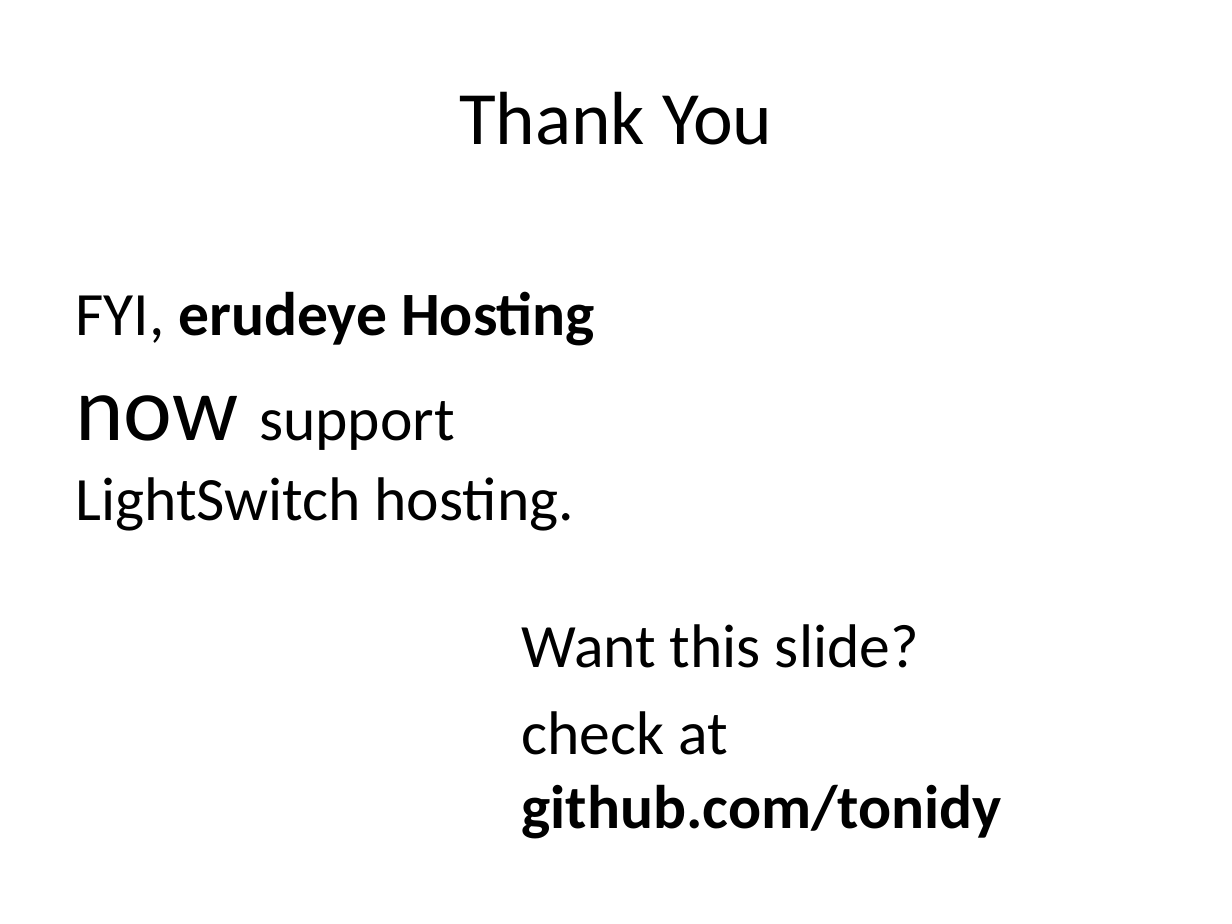
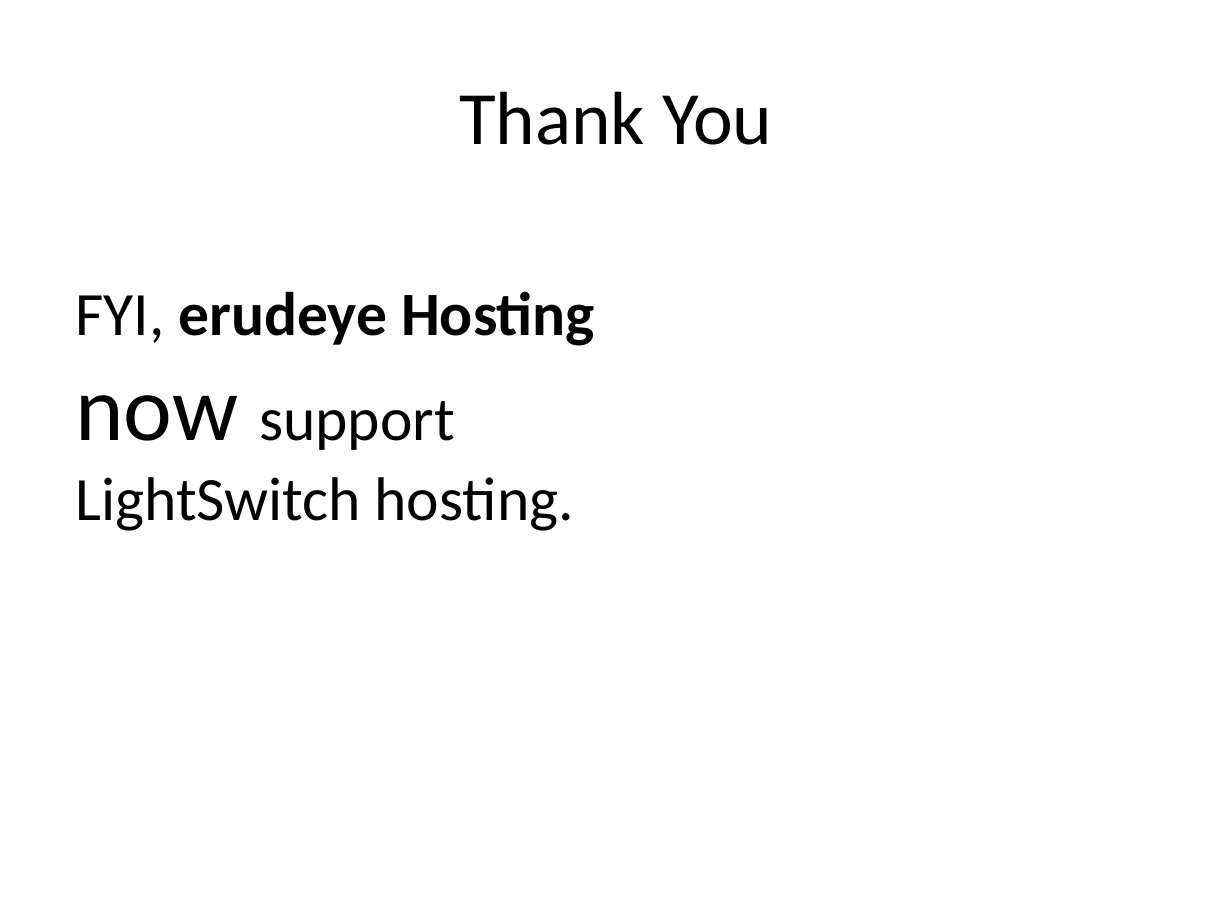
Before and after one commit to tonidy/LightSwitchFiles, a slide deck: slide 20 of LightSwitchAppsPublishing-toni.pptx. Drawn at 1232x924 pixels with LibreOffice and Linux fonts; fonts in the diff are those of the drawing. Boxes give left, top, right and bottom in pixels: in the first picture for what was removed or moved away, otherwise in the second. Text is boxed around its words. In the diff, an @@ line names an element or a change of style, - is before the commit and + after.

```diff
--- a/LightSwitchAppsPublishing-toni.pptx
+++ b/LightSwitchAppsPublishing-toni.pptx
@@ text removed at <box>522,624,1002,839</box> @@
-Want this slide?
-check at github.com/tonidy
```
Also in this commit, not shown: 5 other slides changed, 1 slide added, 1 slide removed, 1 other file.
